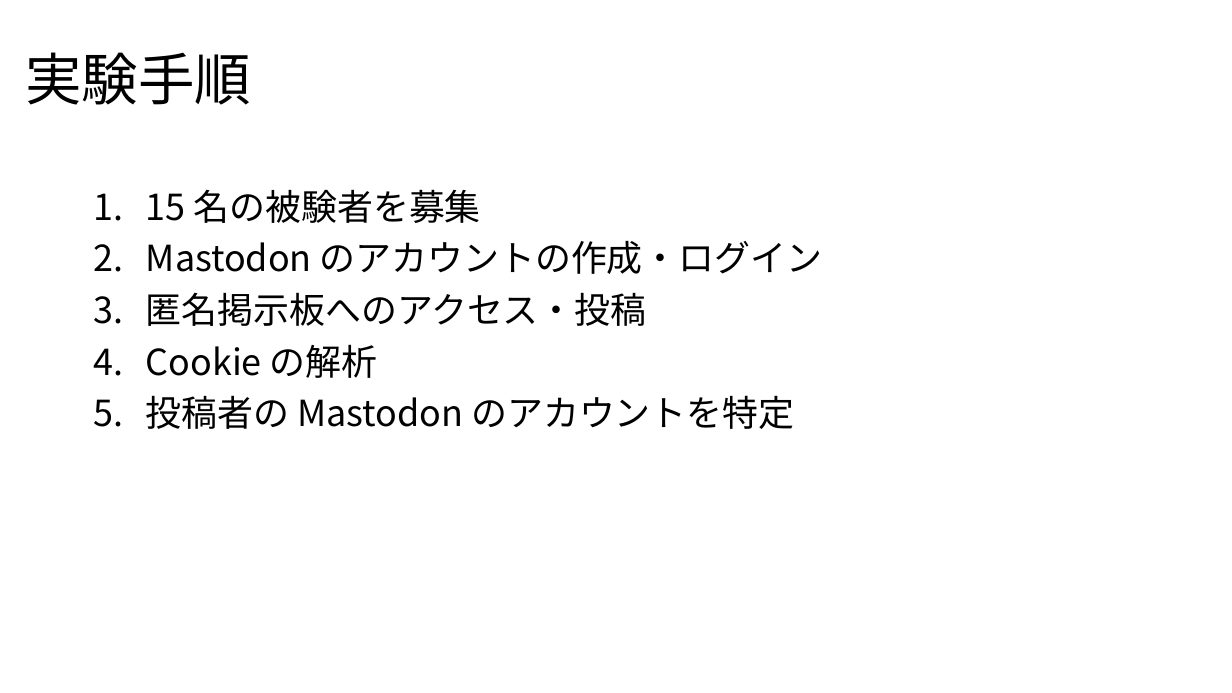
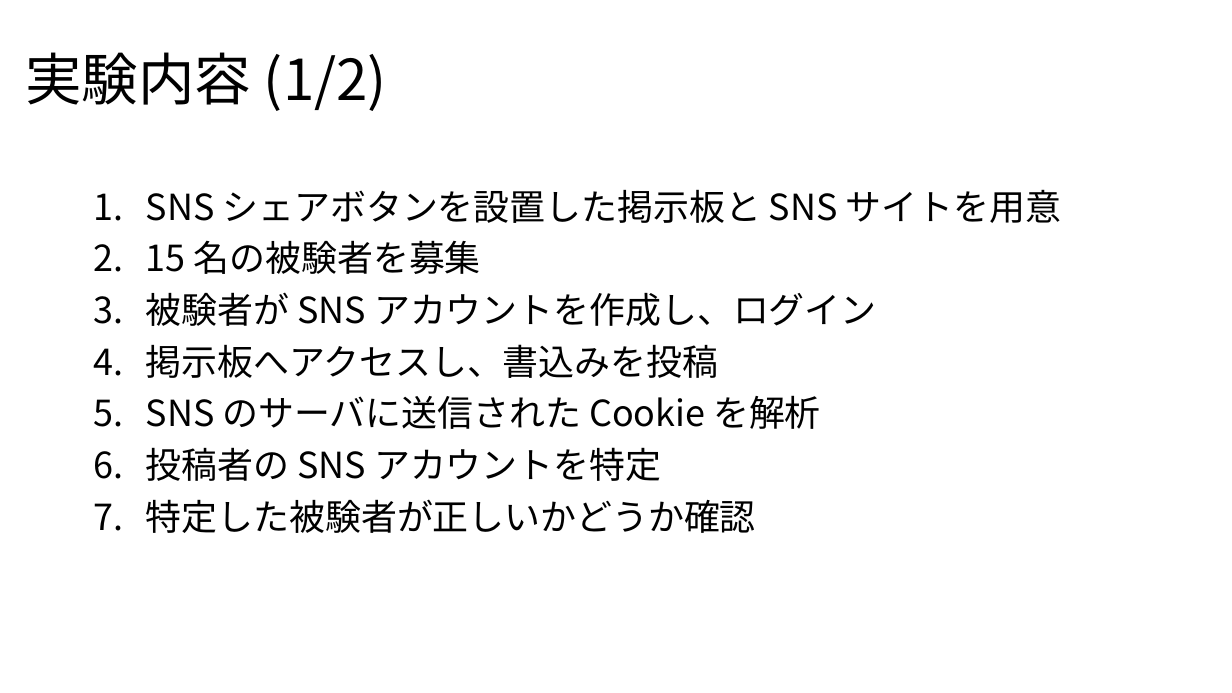
Before and after one commit to noraworld/graduation-thesis, a slide deck: slide 6 of presentation_slides.pptx. Drawn at 1232x693 pixels with LibreOffice and Linux fonts; fonts in the diff are those of the drawing. Boxes give left, top, right and bottom in pixels: in the first picture for what was removed or moved away, otherwise in the second. Text is boxed around its words. In the diff, an @@ line names an element or a change of style, - is before the commit and + after.

```diff
--- a/presentation_slides.pptx
+++ b/presentation_slides.pptx
@@ title at [25,52,387,111]: text changed @@
-実験手順
+実験内容 (1/2)
@@ text at [146,189,1061,223]: paragraph added @@
+1. SNS シェアボタンを設置した掲示板と SNS サイトを用意
@@ text at [146,292,876,533]: text changed @@
-2. Mastodon のアカウントの作成・ログイン
-3. 匿名掲示板へのアクセス・投稿
-4. Cookie の解析
-5. 投稿者の Mastodon のアカウントを特定
+3. 被験者が SNS アカウントを作成し、ログイン
+4. 掲示板へアクセスし、書込みを投稿
+5. SNS のサーバに送信された Cookie を解析
+6. 投稿者の SNS アカウントを特定
+7. 特定した被験者が正しいかどうか確認
```
Also in this commit, not shown: 5 other slides changed, 1 slide added, 3 other files.
